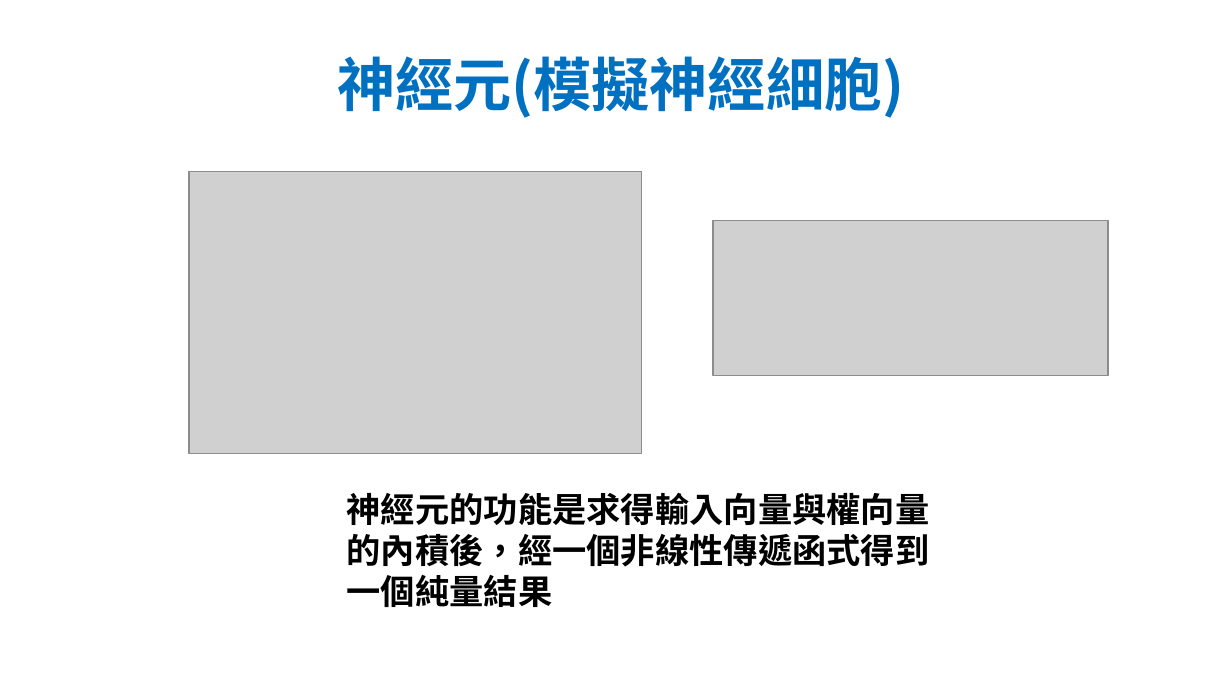
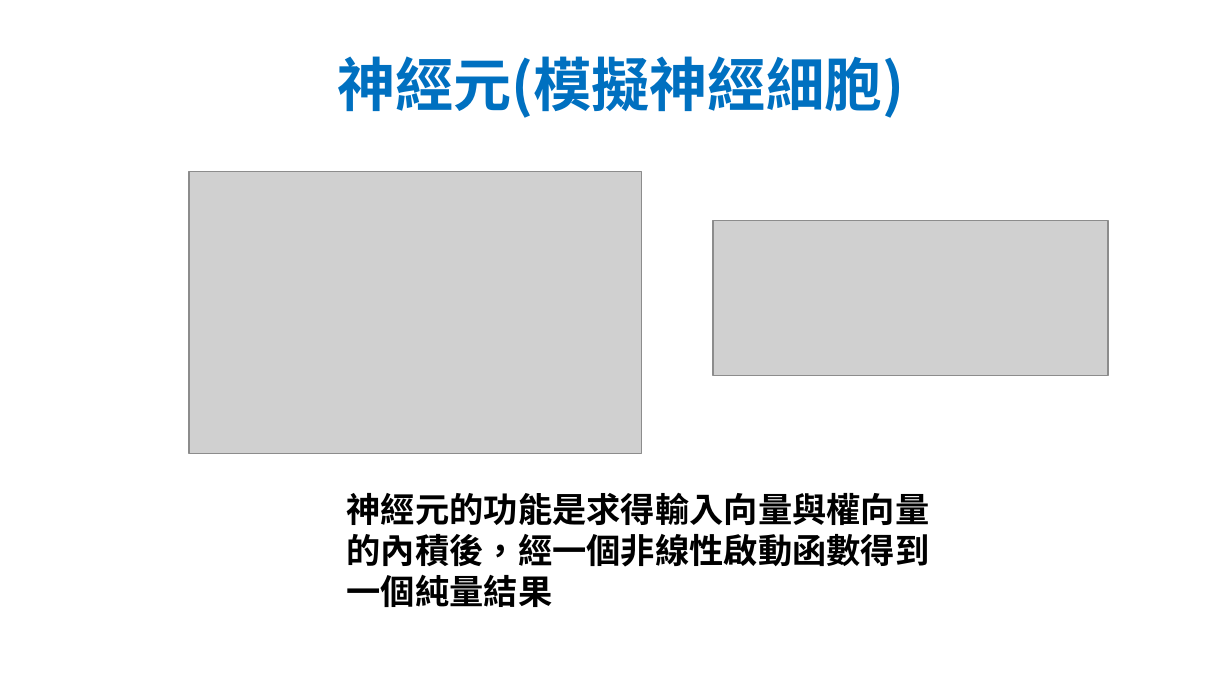
Before and after one commit to joshhu/cht_pytorch_201910, a slide deck: slide 5 of 02 - Neural Network.pptx. Drawn at 1232x693 pixels with LibreOffice and Linux fonts; fonts in the diff are those of the drawing; grey boxes stand for pictures. Boxes give left, top, right and bottom in pixels: in the first picture for what was removed or moved away, otherwise in the second. Text is boxed around its words. In the diff, an @@ line names an element or a change of style, - is before the commit and + after.

```diff
--- a/02 - Neural Network.pptx
+++ b/02 - Neural Network.pptx
@@ text at bbox=[347, 493, 930, 607]: text changed @@
-神經元的功能是求得輸入向量與權向量的內積後，經一個非線性傳遞函式得到一個純量結果
+神經元的功能是求得輸入向量與權向量的內積後，經一個非線性啟動函數得到一個純量結果
```
Also in this commit, not shown: 3 other slides changed, 1 slide added, 15 other files.
